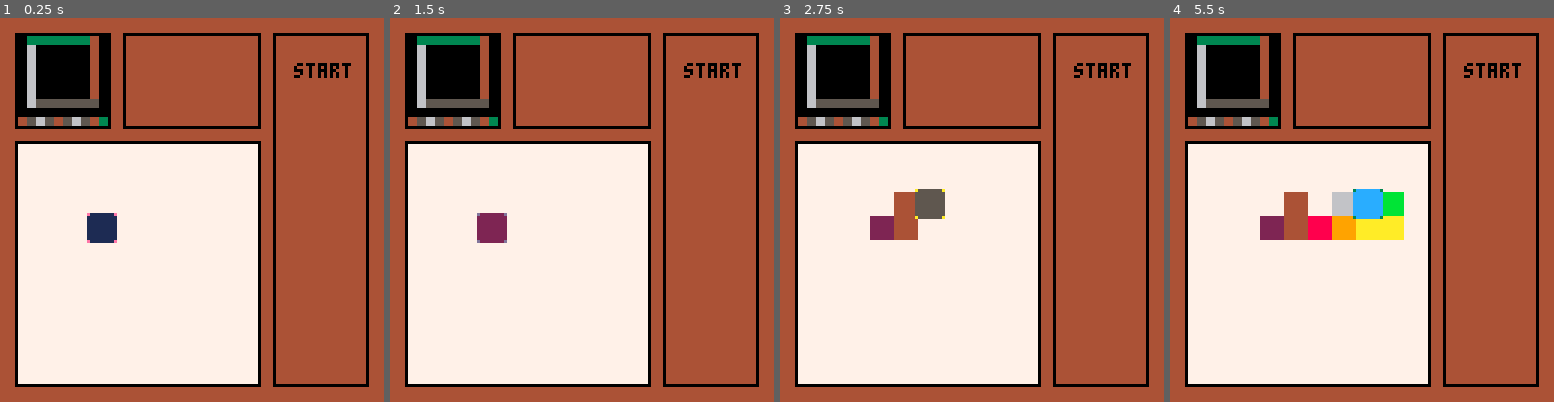
Above: before the commit, frames 1-4 (left to right).
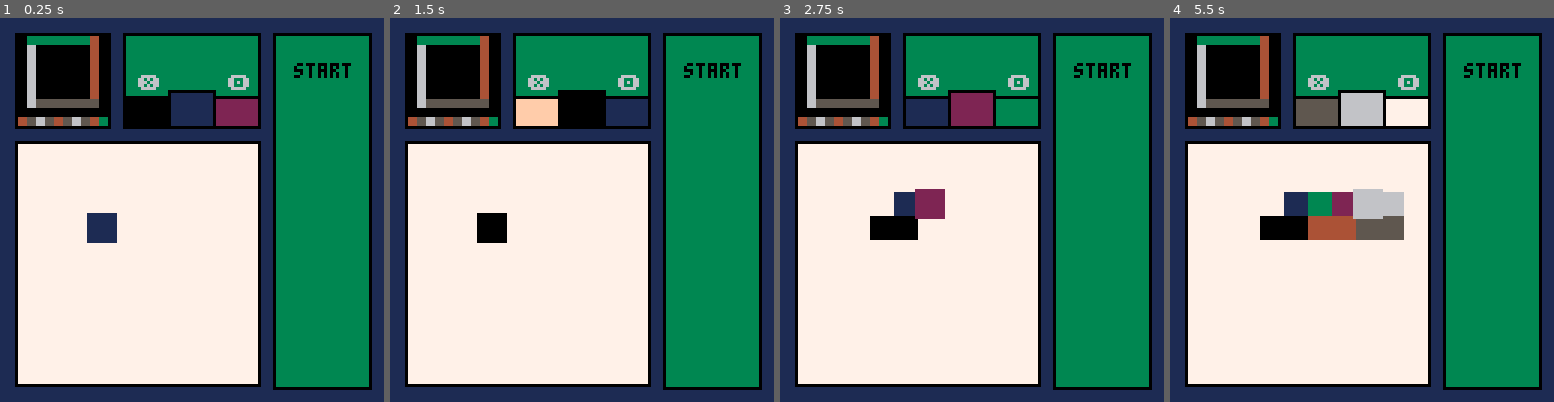
Above: after the commit, the same moments.

Repository: appellatebaton0/siege-6
Game: PICO-8 cartridge siege6.p8
Two runs of this game, one before a commit and one after it. Both use one fixed random seed, a clock stepped at 60 frames per second and the inputs below.
Inputs:
- Up to frame 1 (0.25 s): no input
- Up to frame 2 (1.5 s): tap X (X key) at 0.33, 1.07 s; tap O (Z key) at 0.7 s
- Up to frame 3 (2.75 s): hold Right 1.6-2.1 s; tap O (Z key) at 1.7, 2.1, 2.5 s; tap X (X key) at 1.85 s; hold Up 2.15-2.42 s; hold Right from 2.47 s (still down)
- Up to frame 4 (5.5 s): tap O (Z key) every 0.4 s from 2.9 to 5.3 s; tap X (X key) at 2.97, 4.08, 5.2 s; release Right at 3.03 s; hold Left 3.08-3.58 s; hold Down 3.63-3.97 s; hold Right 4.02-4.68 s; hold Up 4.73-5.03 s; hold Left from 5.08 s (still down)

The runs differ from the first frame. In frame 1, 51% of the frame differs, in the area x 0-100%, y 0-100%; in frame 2, 51%; in frame 3, 52%; in frame 4, 55%.

Commit message:
v0.9 - Cleaning Up
I took a moment to clean up some of the code and the UI, and started adding a bit of juice.

Diff:
--- a/siege6.lua
+++ b/siege6.lua
@@ -1,5 +1,12 @@
 -- Drawing Game for Siege 6
 -- Baton0
+
+// Helper Functions
+
+function rectline(x, y, sx, sy, fill, outline)
+    rectfill(x, y, x + sx, y + sy, fill)
+    rect(x, y, x + sx, y + sy, outline)
+end
 
 grid = {
     art = {},
@@ -119,28 +126,65 @@
         canvas = this.canvas
         for i=1,grid.grid_size do
             for j=1,grid.grid_size do
-                left = (this.x + 1) + ((i-1) * 8)
-                top = (this.y + 1) + ((j-1) * 8)
-                right = (this.x + 1) + ((i) * 8) - 1
-                bottom = (this.y + 1) + ((j) * 8) - 1
-
-                rectfill(left, top, right, bottom, canvas[i][j])
+                rectfill(
+                    (this.x + 1) + ((i-1) * 8),
+                    (this.y + 1) + ((j-1) * 8),
+                    (this.x + 1) + ((i) * 8) - 1,
+                    (this.y + 1) + ((j) * 8) - 1,
+                     canvas[i][j])
             end
         end
     end
 }
 direct_pane = {
-    x=41, y=5, sx=46, sy=32,
-
-    _draw=function(this)
-        rect(this.x, this.y, this.x + this.sx - 1, this.y + this.sy - 1, 0)
-    end
-}
+    x=41, y=5, sx=45, sy=31,
+
+    colors = {last = 0, current = 0, next = 0},
+    update_colors=function (this)
+        this.colors.current = cursor.color
+        this.colors.last = cursor.color - 1
+        this.colors.next = cursor.color + 1
+
+        if this.colors.next > 15 then this.colors.next = 0 end
+        if this.colors.next < 0  then this.colors.next = 15 end
+
+        if this.colors.last > 15 then this.colors.last = 0 end
+        if this.colors.last < 0  then this.colors.last = 15 end
+    end,
+
+    display_colors=function (this)
+        // Display prev. cur. nex. colors.
+
+        offset = {x=this.x, y=this.y + 19}
+        rectline(offset.x,      offset.y + 2, 15, 10, this.colors.last,    0)
+        rectline(offset.x + 15, offset.y, 15, 12, this.colors.current, 0)
+        rectline(offset.x + 30, offset.y + 2, 15, 10, this.colors.next,    0)
+        //
+
+
+        xc = 6 if btn(5) then xc = 5 end
+        oc = 6 if btn(4) then oc = 5 end
+
+        print("❎", offset.x + 5,  offset.y - 5, xc)
+        print("🅾️", offset.x + 35, offset.y - 5, oc)
+
+        //rectline(this.x,      this.y + 23, 15, this.sy, this.colors.last, 0)
+        //rectline(this.x + 15, this.y + 23, 29, this.sy, this.colors.current, 0)
+        //rectline(this.x + 29, this.y + 23, 45, this.sy, this.colors.next, 0)
+    end,
+
+    _draw=function(this)
+        rectline(this.x, this.y, this.sx, this.sy, 3, 0)
+        this:display_colors()
+    end
+}
+
 option_pane = {
     x=91, y=5, sx=32, sy=118,
 
     _draw=function(this)
-        rect(this.x, this.y, this.x + this.sx - 1, this.y + this.sy - 1, 0)
+        rectline(this.x, this.y, this.sx, this.sy, 3, 0)
+        print("start", this.x + 7, this.y + 10, 0)
     end
 }
 
@@ -173,7 +217,12 @@
 
     cycle_color=function(this)
         if btnp(4) then this.color += 1 end
+        if btnp(5) then this.color -= 1 end
+
         if this.color > 15 then this.color = 0 end
+        if this.color < 0 then this.color = 15 end
+
+        direct_pane:update_colors()
     end,
 
     write=function(this)
@@ -194,23 +243,22 @@
     end,
 
     _draw=function (this)
+        // Draw the cursor to its target position.
         left = (game_pane.x + 1) + ((this.x-1) * 8) - 1
         top = (game_pane.y + 1) + ((this.y-1) * 8) - 1
         right = (game_pane.x + 1) + ((this.x) * 8)
         bottom = (game_pane.y + 1) + ((this.y) * 8)
 
         rect(left, top, right, bottom, this.color)
-
-        rect(left, top, left, top, 15 - this.color)
-        rect(right, top, right, top, 15 - this.color)
-        rect(left, bottom, left, bottom, 15 - this.color)
-        rect(right, bottom, right, bottom, 15 - this.color)
     end
 }
 
 function _init()
+    // Initialize the panes and anything else.
     grid:_init()
     game_pane:_init()
+
+    direct_pane:update_colors()
 end
 
 function _update()
@@ -218,7 +266,7 @@
 end
 
 function _draw()
-    cls(4)
+    cls(1)
 
     // ⬇️⬆️⬅️➡️ fo. future reference
 
@@ -229,5 +277,5 @@
 
     cursor:_draw()
 
-    print("start", 98, 15, 0)
-end
+
+end
Not shown, changed: README.md
Not shown, added: screenshots/canvas.png
Not shown, added: screenshots/cursor.png
Not shown, added: screenshots/layout.png
